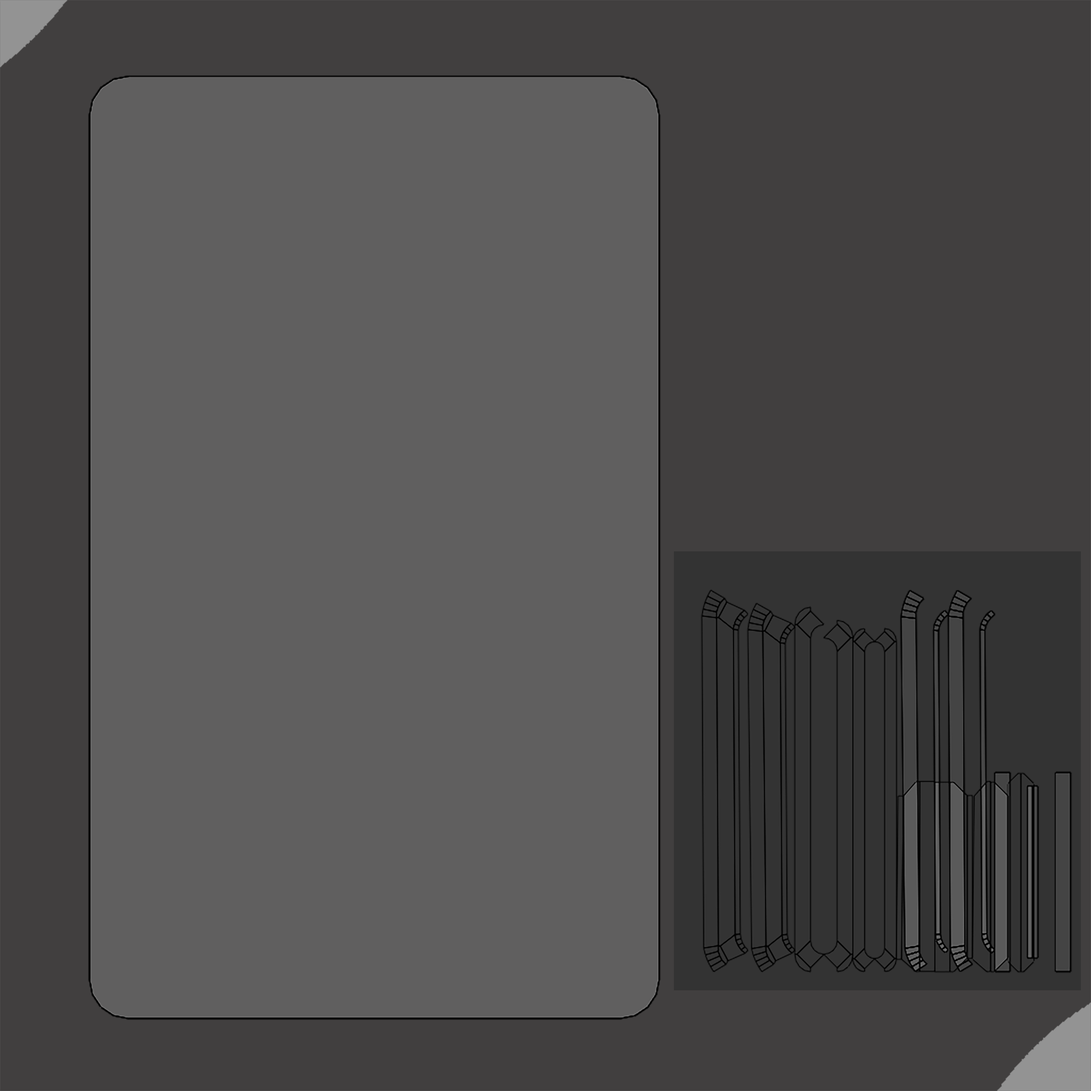
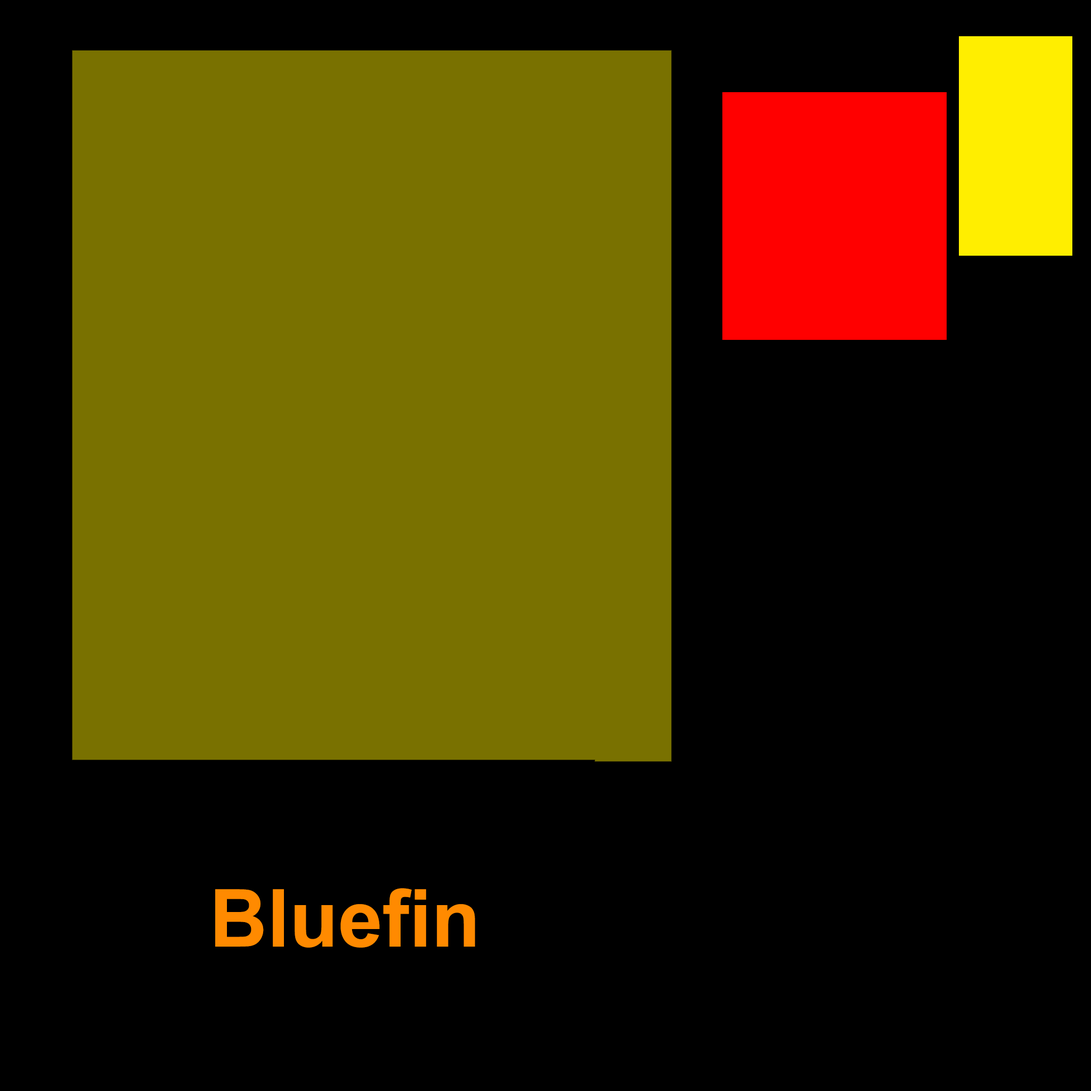
Comparing the layer stacks of the two 1091x1091 images. Changes:
added group "Emissive" with 2 layers above "MatProp" over [0, 0, 1091, 1091]
added layer "Bluefin" in group "Emissive" over [215, 888, 476, 949]
added layer "Layer 4" in group "Emissive" over [0, 0, 1091, 1091]
hid "Layer 3", moved it below "Albedo" over [0, 0, 1091, 1091]
